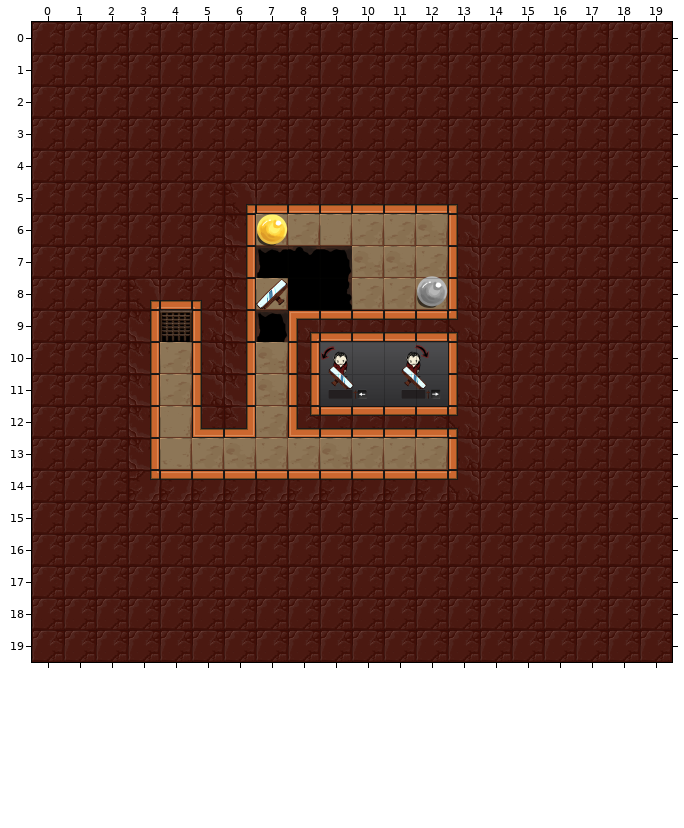
Level history. Tiled map: assets/levels/tutorial3.tmx. Above is the file before it was changed.
Cells are 128x128 px. Shown: x 0..19, y 0..19.
After the commit:
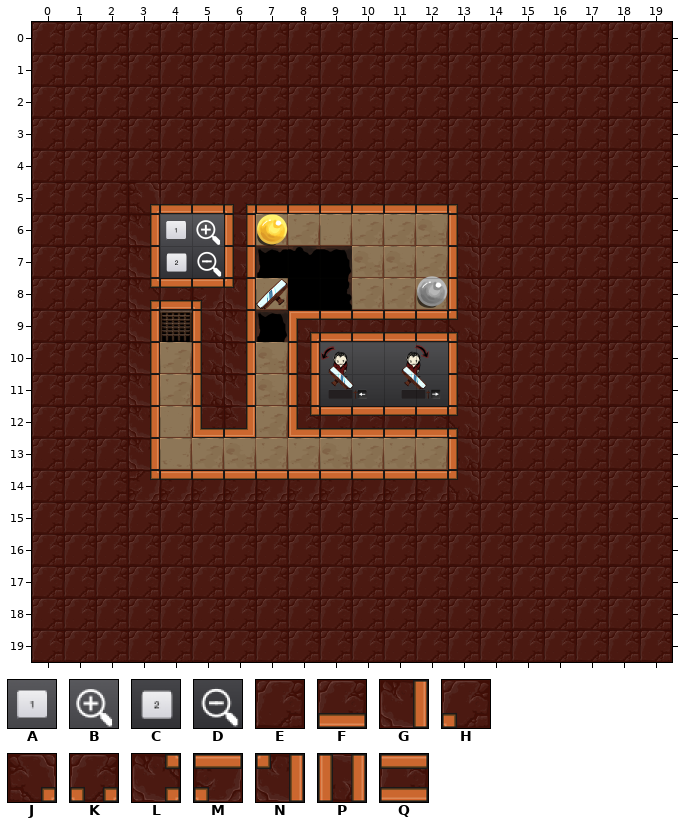
Key: from "tutorialImages": A 40, B 41, C 44, D 45; from "walls": E 0, F 5, G 8, H 9, J 10, K 19, L 21, M 34, N 35, P 37, Q 38.
_ is an empty cell.
Tiles replaced or removed in this view: E, F, G, H, J.
See-through tiles are keyed as they look on the map.
Message: Added zoom in and out icons to tutorial levels
Changes in this commit:
Changed rows in their new state; . is an unchanged cell.
Layer "Walls":
first column x 3:
 5 JFFK
 6 G__P
 7 G__P
 8 LQMN
Layer "Tutorial Images":
first column x 4:
 6 AB
 7 CD
